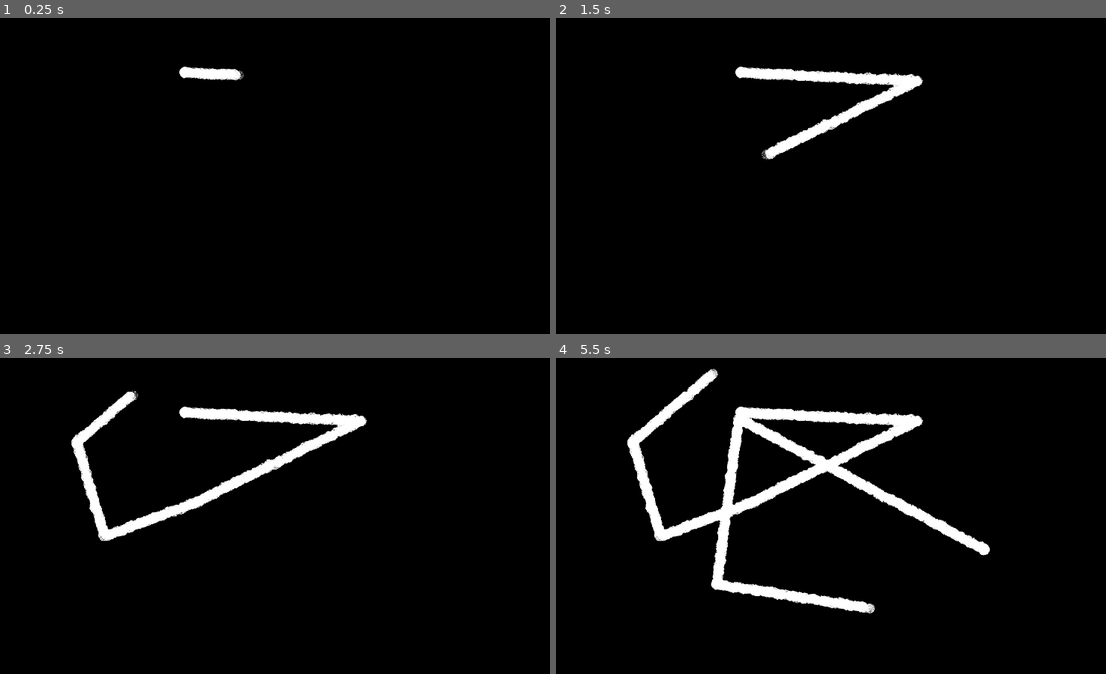
Above: before the commit, frames 1-4 (two rows, left to right).
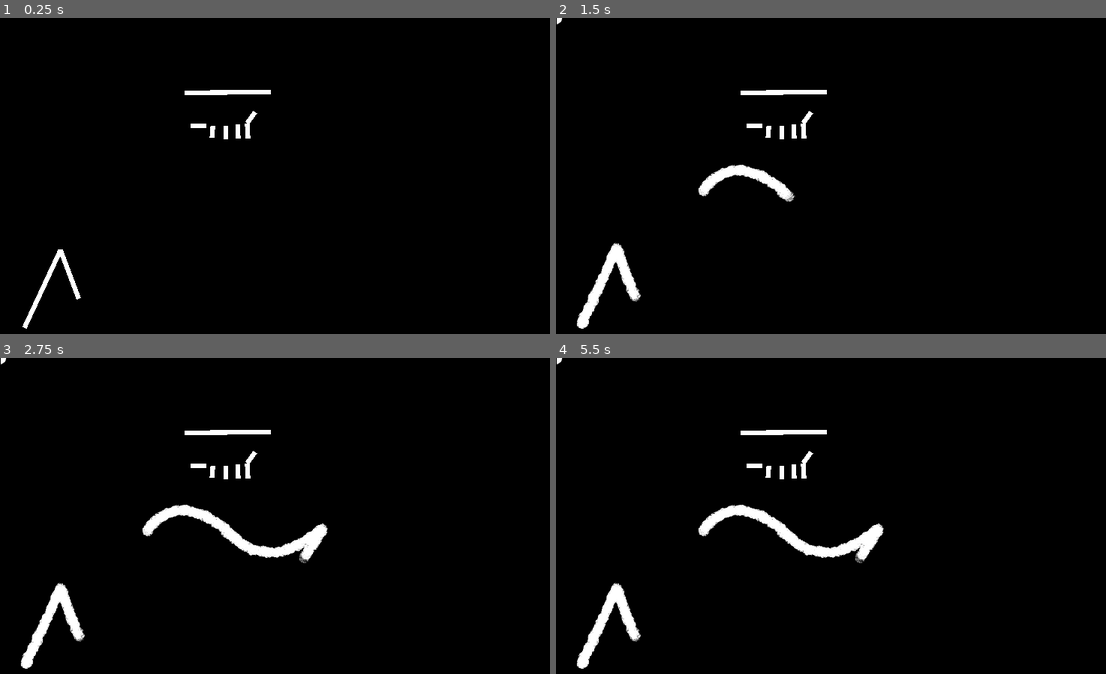
Above: after the commit, the same moments.

Repository: TicklesTheBrain/CardBuilder
Game: Godot game, scene res://brush_test.tscn
Two runs of this game, one before a commit and one after it. Both use one fixed random seed, a clock stepped at 60 frames per second and the inputs below. This scene is started directly instead of the project's main scene.
Inputs (mouse positions are in pixels of both pictures, inside the frame that each line leads up to):
- Up to frame 1 (0.25 s): no input
- Up to frame 2 (1.5 s): move the mouse to (990, 169) at 0.52 s; click (990, 169) at 0.67 s; drag from (737, 204) to (825, 255) at 1.27 s
- Up to frame 3 (2.75 s): move the mouse to (357, 452) at 2.02 s; click (357, 452) at 2.17 s
- Up to frame 4 (5.5 s): drag from (825, 595) to (677, 474) at 2.77 s; move the mouse to (1034, 576) at 3.52 s; click (1034, 576) at 3.67 s; drag from (677, 474) to (765, 443) at 4.27 s; move the mouse to (886, 525) at 5.02 s; click (886, 525) at 5.17 s

The runs differ from the first frame. In frame 1, 1.2% of the frame differs, in the area x 4-50%, y 15-99%; in frame 2, 4.1%; in frame 3, 6.3%; in frame 4, 9.9%, in the area x 0-79%, y 0-99%.

Commit message:
added path option to stroke drawer

Diff:
--- a/animated_stroke.gd
+++ b/animated_stroke.gd
@@ -1,39 +1,46 @@
 extends Node2D
 class_name MultilineDrawer
 
-@export var lines: Array[Line2D]
-#@export var lineDrawer: PackedScene
+@export var lines: Array[Node2D]
+@export var lineDrawer: PackedScene
 @export var renderTarget: TextureRect
-@export var drawer: LineDrawer
 
-#var activeDrawer: LineDrawer
+var activeDrawer: LineDrawer
 var activeRenderTarget: TextureRect
-var drawing = true
 
 func _ready():
+
+	await get_tree().create_timer(0.1).timeout
 
 	activeRenderTarget = renderTarget
 
 	for line in lines:
-		#var newDrawer = lineDrawer.instantiate()
-		#add_child(newDrawer)
-		#newDrawer.drawLine(line)
-		drawer.drawLine(line)
 
-		#activeDrawer = newDrawer
-		#await activeDrawer.finished
-		await drawer.finished
-		#activeDrawer.queue_free()
+		if not line is Path2D and not line is Line2D:
+			continue
+
+		print('starting new line')
+
+		var newDrawer = lineDrawer.instantiate()
+		add_child(newDrawer)
+		await get_tree().create_timer(0.15).timeout
+		activeDrawer = newDrawer
+
+		if line is Path2D:
+			newDrawer.drawPath(line)
+		elif line is Line2D:
+			newDrawer.drawLine(line)
+
+		await activeDrawer.finished
+
+		activeDrawer.queue_free()
 		activeRenderTarget = activeRenderTarget.duplicate()
 		add_child(activeRenderTarget)
-		#activeRenderTarget.texture = null
+		activeRenderTarget.texture = null
 
-	#activeDrawer = null
-	drawing = false
+	activeDrawer = null
 
 func _process(_delta):
-	if drawing:
-		await RenderingServer.frame_post_draw
-		print('assigning new texture')
-		#activeRenderTarget.texture = ImageTexture.create_from_image(drawer.get_texture().get_image())
-		activeRenderTarget.texture = drawer.get_texture()
+	await RenderingServer.frame_post_draw
+	if activeDrawer != null:
+		activeRenderTarget.texture = ImageTexture.create_from_image(activeDrawer.get_texture().get_image())
--- a/brush_test.tscn
+++ b/brush_test.tscn
@@ -2,23 +2,18 @@
 
 [ext_resource type="Script" path="res://animated_stroke.gd" id="1_e3khy"]
 [ext_resource type="PackedScene" uid="uid://comunru60fret" path="res://line_drawer.tscn" id="2_gurdx"]
-[ext_resource type="Texture2D" uid="uid://4fpdmo6btpme" path="res://assets/blackboardBG.jpg" id="3_lrhl3"]
 
-[node name="MultiLineDrawer" type="Node2D" node_paths=PackedStringArray("lines", "renderTarget", "drawer")]
+[sub_resource type="Curve2D" id="Curve2D_opv05"]
+_data = {
+"points": PackedVector2Array(0, 0, 0, 0, 310, 380, -128.579, -123.024, 128.579, 123.024, 498, 384, 127.786, -198.425, -127.786, 198.425, 643, 443)
+}
+point_count = 3
+
+[node name="MultiLineDrawer" type="Node2D" node_paths=PackedStringArray("lines", "renderTarget")]
 script = ExtResource("1_e3khy")
-lines = [NodePath("Line2D"), NodePath("Line2D2")]
+lines = [NodePath("Line2D"), NodePath("Path2D")]
+lineDrawer = ExtResource("2_gurdx")
 renderTarget = NodePath("View")
-drawer = NodePath("LineDrawer")
-
-[node name="LineDrawer" parent="." instance=ExtResource("2_gurdx")]
-
-[node name="Line2D2" type="Line2D" parent="."]
-points = PackedVector2Array(918, 412, 391, 130, 344, 487, 935, 580, 1137, 406, 1156, 215, 122, 149, 88, 493, 318, 561, 907, 459, 971, 260)
-width = 1.0
-
-[node name="Line2D" type="Line2D" parent="."]
-points = PackedVector2Array(387, 117, 774, 136, 409, 315, 223, 384, 164, 181, 335, 34)
-width = 1.0
 
 [node name="ColorRect" type="ColorRect" parent="."]
 offset_right = 1283.0
@@ -28,6 +23,62 @@
 [node name="View" type="TextureRect" parent="."]
 offset_right = 1274.0
 offset_bottom = 715.0
-texture = ExtResource("3_lrhl3")
 expand_mode = 3
 stretch_mode = 5
+
+[node name="Path2D" type="Path2D" parent="."]
+position = Vector2(-42, -51)
+curve = SubResource("Curve2D_opv05")
+
+[node name="Line2D" type="Line2D" parent="."]
+points = PackedVector2Array(52, 662, 129, 496, 168, 600)
+
+[node name="Line2D2" type="Line2D" parent="."]
+visible = false
+points = PackedVector2Array(129, 479, 133, 378, 365, 310)
+
+[node name="Line2D3" type="Line2D" parent="."]
+visible = false
+points = PackedVector2Array(82, 343, 129, 374)
+
+[node name="Line2D4" type="Line2D" parent="."]
+visible = false
+points = PackedVector2Array(129, 272, 110, 289, 108, 322, 118, 341, 133, 358, 156, 342, 159, 320, 150, 287, 137, 268)
+
+[node name="Line2D5" type="Line2D" parent="."]
+visible = false
+points = PackedVector2Array(74, 252, 172, 254, 105, 240, 96, 197, 137, 199, 139, 259)
+
+[node name="Node2D" type="Node2D" parent="."]
+visible = false
+
+[node name="Line2D" type="Line2D" parent="Node2D"]
+points = PackedVector2Array(346, 183, 586, 242, 575, 485, 249, 477, 189, 157, 570, 122, 727, 200, 677, 394)
+
+[node name="Line2D2" type="Line2D" parent="Node2D"]
+points = PackedVector2Array(291, 250, 383, 261, 459, 386, 354, 477, 184, 527, 47, 179, 299, 118, 584, 201, 664, 292, 655, 502, 421, 262, 290, 206, 251, 225)
+
+[node name="Line2D6" type="Line2D" parent="."]
+visible = false
+points = PackedVector2Array(77, 407, 114, 412, 70, 443, 115, 454, 71, 490, 68, 526, 179, 519, 228, 447, 183, 442, 167, 477, 302, 507, 323, 465, 302, 370, 177, 370, 123, 406, 373, 406, 280, 442, 381, 450, 371, 480, 380, 485, 362, 491, 353, 498, 347, 480, 347, 469, 360, 433)
+
+[node name="Line2D7" type="Line2D" parent="."]
+points = PackedVector2Array(393, 160, 578, 158)
+
+[node name="Line2D8" type="Line2D" parent="."]
+points = PackedVector2Array(407, 230, 440, 230)
+
+[node name="Line2D9" type="Line2D" parent="."]
+points = PackedVector2Array(454, 230, 452, 256)
+
+[node name="Line2D10" type="Line2D" parent="."]
+points = PackedVector2Array(482, 230, 482, 259)
+
+[node name="Line2D11" type="Line2D" parent="."]
+points = PackedVector2Array(507, 227, 508, 258)
+
+[node name="Line2D12" type="Line2D" parent="."]
+points = PackedVector2Array(527, 225, 529, 258)
+
+[node name="Line2D13" type="Line2D" parent="."]
+points = PackedVector2Array(527, 225, 544, 201)
--- a/lineDrawer.gd
+++ b/lineDrawer.gd
@@ -3,6 +3,8 @@
 
 @export var emitter: GPUParticles2D
 @export var timeFor100px: float
+
+var activeFollower: PathFollow2D
 
 signal finished()
 
@@ -25,11 +27,32 @@
 
 	var tween = get_tree().create_tween()
 	tween.tween_property(emitter, "position", nextPoint, travelTime)
+	await tween.finished
 	if listOfPoints.size() > 0:
-		tween.tween_callback(moveToPoints.bind(listOfPoints))
+		moveToPoints(listOfPoints)
 	else:
-		tween.tween_callback(announceFinished)
+		finished.emit()
 
-func announceFinished():
+func drawPath(path: Path2D):
+
+	emitter.emitting = true
+
+	var distance = path.curve.get_baked_length()
+	var travelTime = distance/100*timeFor100px
+
+	var newFollower = PathFollow2D.new()
+	path.add_child(newFollower)
+	activeFollower = newFollower
+
+	var tween = get_tree().create_tween()
+	tween.tween_property(newFollower, "progress_ratio", 1.0, travelTime)
+	await tween.finished
+
+	activeFollower = null
+	newFollower.queue_free()
+	emitter.emitting = false
 	finished.emit()
-	emitter.restart()
+
+func _process(_delta):
+	if activeFollower != null:
+		emitter.position = activeFollower.position
--- a/line_drawer.tscn
+++ b/line_drawer.tscn
@@ -26,12 +26,10 @@
 timeFor100px = 0.2
 
 [node name="GPUParticles2D" type="GPUParticles2D" parent="."]
-position = Vector2(918, 452)
 emitting = false
 amount = 5
 process_material = SubResource("ParticleProcessMaterial_re1v2")
 texture = ExtResource("2_0g3ir")
 lifetime = 0.05
-preprocess = 0.05
+preprocess = 1.0
 fixed_fps = 120
-interpolate = false
--- a/project.godot
+++ b/project.godot
@@ -29,7 +29,6 @@
 
 [debug]
 
-settings/stdout/print_fps=true
 gdscript/warnings/onready_with_export=1
 
 [display]
@@ -40,4 +39,5 @@
 
 [rendering]
 
+renderer/rendering_method="gl_compatibility"
 renderer/rendering_method.mobile="gl_compatibility"
